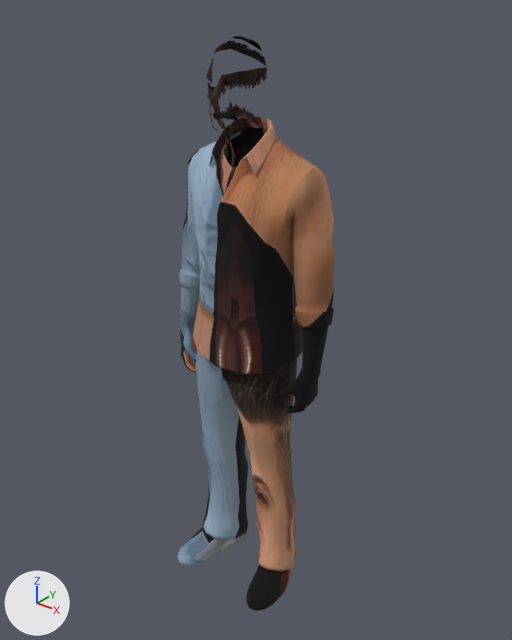
The glTF model public/models/people/m08.glb, before and after one commit.
Camera for both pictures: a 50 mm camera at (1.274, -1.52, 0.951) aimed at (0.015, 0.054, -0.025). Every picture has the same lights, and +X, +Y and +Z are marked at lower left. The older version comes first. Objects named as collision shapes, trigger or cutter boxes, shadow casters or lower levels of detail are left out. Vertices at exactly the same position are counted once.

Objects in the first picture: 'lod0'.
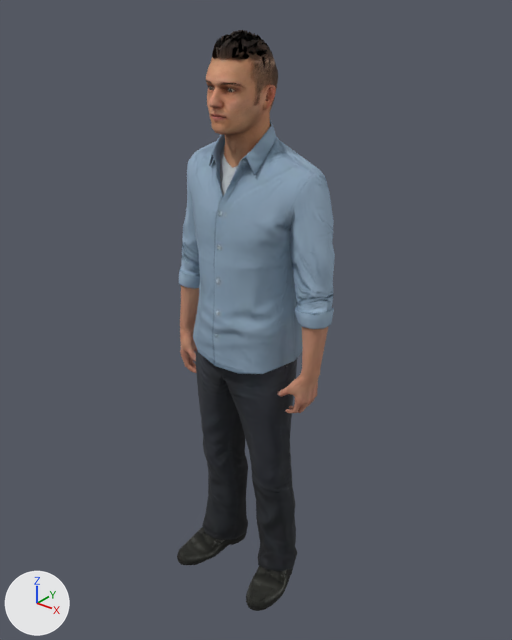
The edits, one by one:
me_lod0 is used by ob_lod0; location (0.0, 0.0, 0.0).
me_lod0 had 2316 vertices, 4539 faces and spanned x -0.29..0.29, y -0.17..0.17, z -1.0..0.83.
me_lod0 now has 3636 vertices, 7205 faces and spans x -0.29..0.29, y -0.17..0.17, z -1.0..0.83.
me_lod0 part 1: 107 vertices moved within x -0.25..0.27, y -0.11..0.1, z -0.26..0.69; 33 vertices removed from x -0.25..0.25, y -0.12..0.16, z -0.24..0.68; 1303 vertices added at x -0.28..0.27, y -0.13..0.16, z -0.27..0.8.
me_lod0 part 2: 2 vertices moved within x -0.1..0.1, y 0.13, z -0.97; 2 vertices removed from x -0.1..0.1, y 0.14, z -0.97; 45 vertices added at x -0.21..0.21, y -0.14..0.12, z -1.0..-0.92.
me_lod0 part 3: 7 vertices added at x -0.12..0.14, y -0.06..0.1, z -0.72..-0.44.
me_lod0 part 4: 2284 kept faces spanning x -0.29..0.29, y -0.17..0.17, z -1.0..0.83 get new texture (UV) coordinates.

Where the change shows, as pixel boxes (x1, y1, x2, y2) in the pictures (512 x 640 px):
'lod0', reshaped: before (177, 36, 335, 611); after (177, 30, 335, 611)
part 1 of me_lod0, built on: before (181, 82, 321, 413); after (180, 37, 323, 413)
part 2 of me_lod0, reshaped: after (178, 527, 293, 605)
part 3 of me_lod0, added: after (199, 399, 293, 521)
part 4 of me_lod0, surface changed: (177, 36, 335, 608) in both
